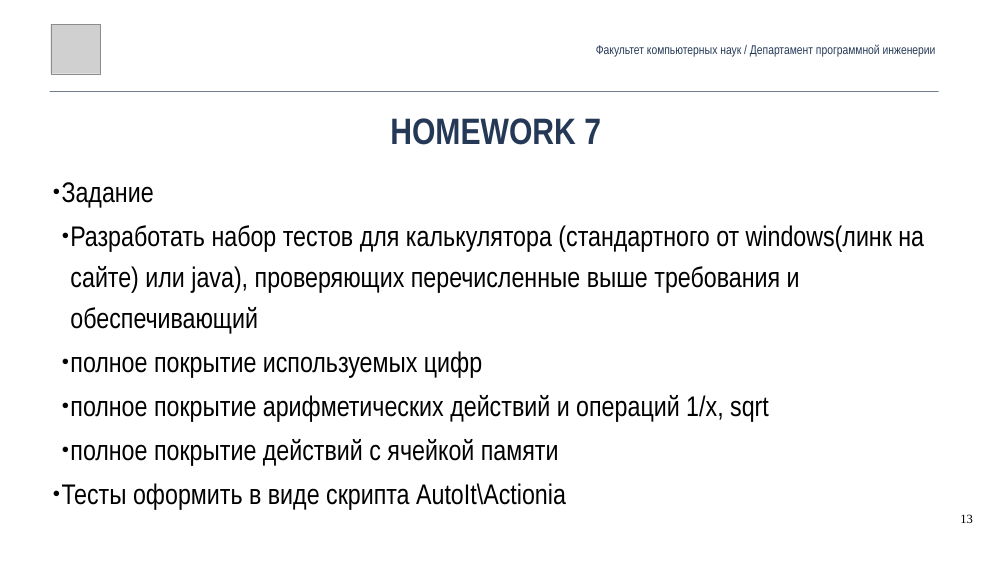
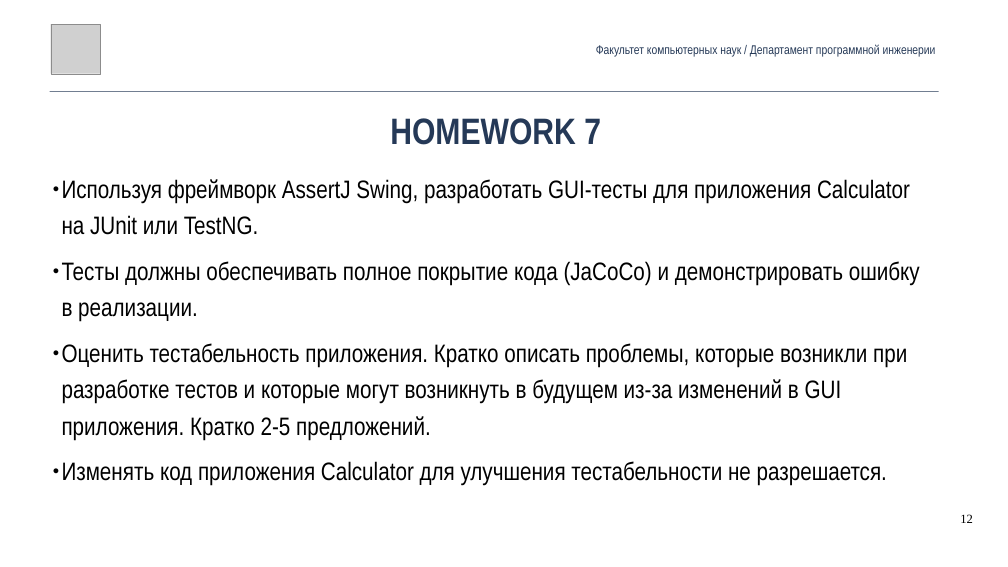
Before and after one commit to andrewt0301/qa-testing-course, a slide deck: slide 12 of seminars/seminar09/Seminar09.pptx (slide 13 before the commit). Drawn at 1008x567 pixels with LibreOffice and Linux fonts; fonts in the diff are those of the drawing; grey boxes stand for pictures. Boxes give left, top, right and bottom in pixels: in the first picture for what was removed or moved away, otherwise in the second. Text is boxed around its words. In the diff, an @@ line names an element or a change of style, - is before the commit and + after.

```diff
--- a/seminars/seminar09/Seminar09.pptx
+++ b/seminars/seminar09/Seminar09.pptx
@@ text at [62,179,920,486]: text changed; size 54 to 48 pt @@
-● Задание
-  ● Разработать набор тестов для калькулятора (стандартного от windows(линк на сайте) или java), проверяющих перечисленные выше требования и обеспечивающий
-  ● полное покрытие используемых цифр
-  ● полное покрытие арифметических действий и операций 1/x, sqrt
-  ● полное покрытие действий с ячейкой памяти
-● Тесты оформить в виде скрипта AutoIt\Actionia
+● Используя фреймворк AssertJ Swing, разработать GUI-тесты для приложения Calculator на JUnit или TestNG.
+● Тесты должны обеспечивать полное покрытие кода (JaCoCo) и демонстрировать ошибку в реализации.
+● Оценить тестабельность приложения. Кратко описать проблемы, которые возникли при разработке тестов и которые могут возникнуть в будущем из-за изменений в GUI приложения. Кратко 2-5 предложений.
+● Изменять код приложения Calculator для улучшения тестабельности не разрешается.
@@ page number at [960,514,973,523]: text changed @@
-13
+12
```
Also in this commit, not shown: 6 other slides changed, 5 slides added, 6 slides removed, 1 other file.
